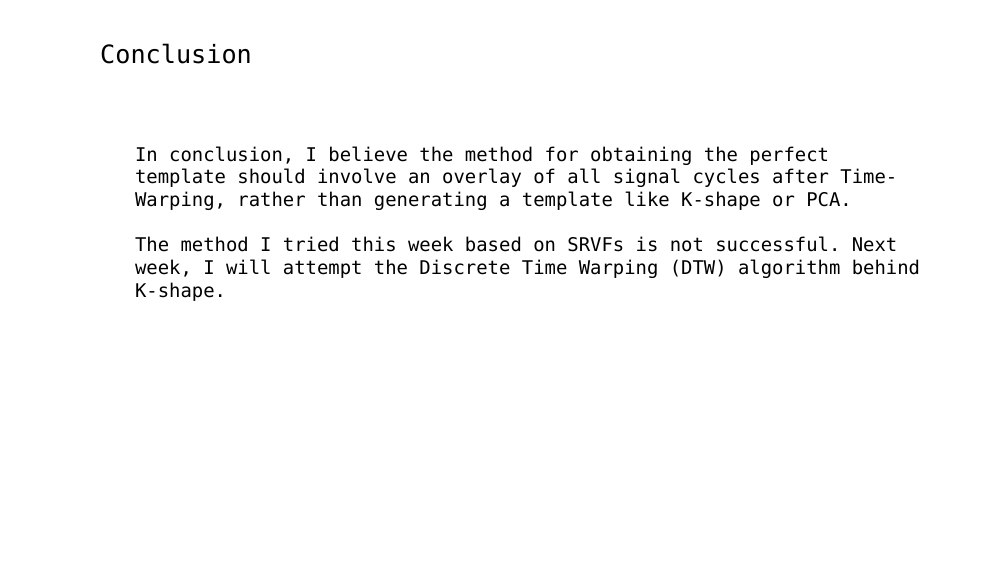
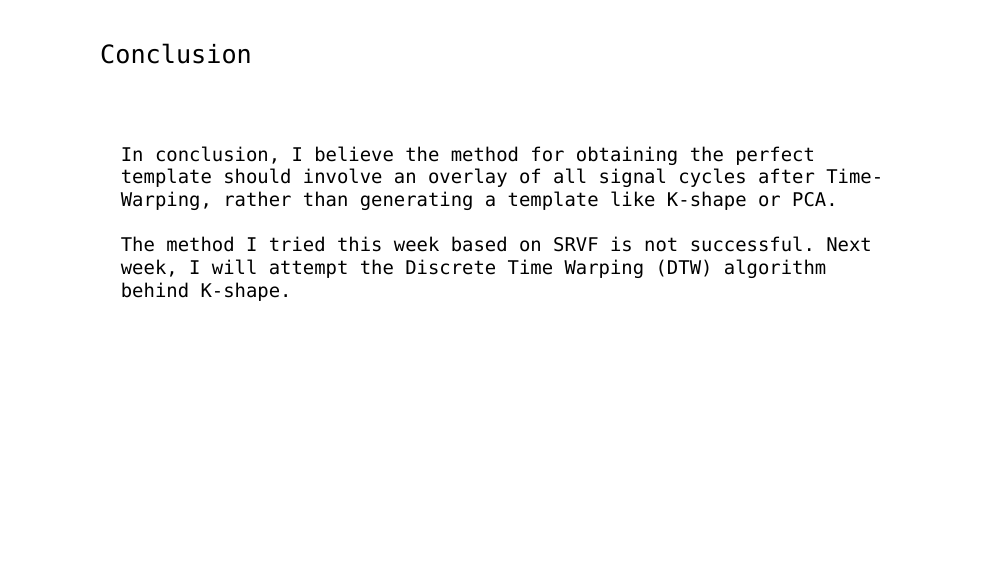
Before and after one commit to A-Big-Tortoise/Presentation, a slide deck: slide 15 of Presentation_918_JiayuChen.pptx. Drawn at 1008x567 pixels with LibreOffice and Linux fonts; fonts in the diff are those of the drawing. Boxes give left, top, right and bottom in pixels: in the first picture for what was removed or moved away, otherwise in the second. Text is boxed around its words. In the diff, an @@ line names an element or a change of style, - is before the commit and + after.

```diff
--- a/Presentation_918_JiayuChen.pptx
+++ b/Presentation_918_JiayuChen.pptx
@@ text "In conclusion, I believe the ...": place and size @@
-text "In conclusion, I believe the ..." at box(135, 146, 920, 278)
+text "In conclusion, I believe the ..." at box(121, 146, 883, 298)
@@ text at box(121, 236, 872, 298): text changed @@
-The method I tried this week based on SRVFs is not successful. Next week, I will attempt the Discrete Time Warping (DTW) algorithm behind K-shape.
+The method I tried this week based on SRVF is not successful. Next week, I will attempt the Discrete Time Warping (DTW) algorithm behind K-shape.
```
Also in this commit, not shown: 13 other slides changed.
